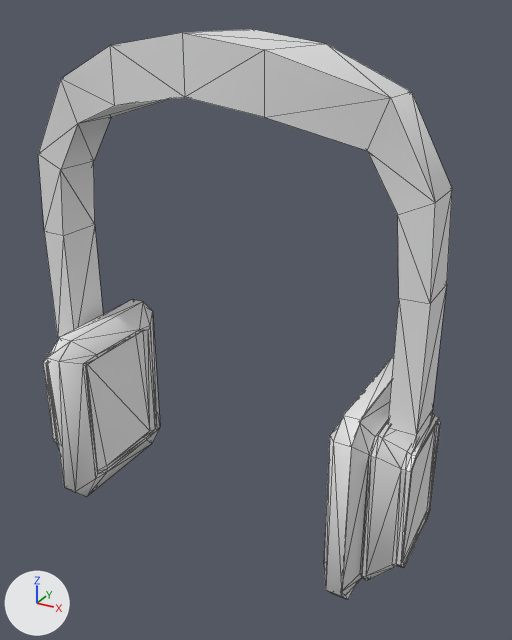
Renders of the FBX model FBX/환경오브젝트/Blue Team/Bluetooth HeadPhone (Blue Team).FBX from each side of a commit.
Camera for both pictures: a 50 mm lens placed at (0.2, -0.327, 0.045), pointed at (0.019, 0.002, -0.119). Lighting does not change. The marker at lower left points along +X, +Y and +Z. Mesh edges are drawn as thin lines. Where no turn or scale is listed for an object, it has been applied to the vertices.

The scene before the commit, as lines of its bpy script (objects in view):
```python
me_mesh = bpy.data.meshes.new('Mesh')
me_mesh.from_pydata(...)  # 284 vertices, 556 faces; spans x -0.125..0.125, y -0.048..0.048, z -0.258..0.035
ob_box001 = bpy.data.objects.new('Box001', me_mesh)
ob_box001.location = (0.0, 0.0, 0.0)
```
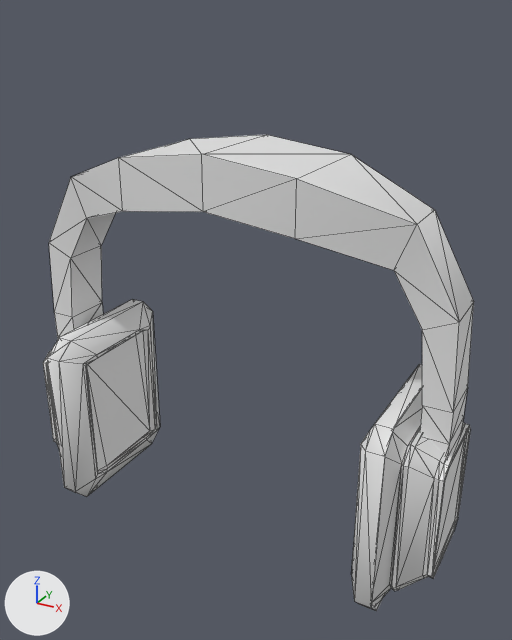
The newer file is also rescaled (x4.293), turned or shifted as a whole; pictures and numbers use the older file's frame.

What changed in the scene script:
```text
Change me_mesh:
    used by ob_box001; location = (0.0, 0.0, 0.0)
    remove me_mesh.from_pydata(...)  # 284 vertices, 556 faces; spans x -0.125..0.125, y -0.048..0.048, z -0.258..0.035
    add me_mesh.from_pydata(...)  # 284 vertices, 556 faces; spans x -0.125..0.142, y -0.048..0.048, z -0.258..-0.02
    me_mesh part 1: the loose piece of 112 vertices spanning x 0.083..0.125, y -0.048..0.048, z -0.258..-0.142 is moved by (0.017, 0.0, 0.0)
    me_mesh part 2
    16 vertices in x 0.043..0.123, y -0.033..0.033, z -0.083..0.029 move by (0.017, 0.0, -0.055)
    16 vertices in x -0.123..-0.043, y -0.033..0.033, z -0.083..0.029 move by (0.0, 0.0, -0.055)
    12 vertices in x 0.107..0.123, y -0.015..0.015, z -0.247..-0.156 move by (0.017, 0.0, 0.0)
    4 vertices move from x 0.0, y -0.033..0.033, z 0.006..0.035 to x 0.008, y -0.033..0.033, z -0.048..-0.02
```

Boxes (x1, y1, x2, y2) around the edits, measured in the pictures (512 x 640 px; the box of a moved part takes in the faces that stretch with it):
'Box001', reshaped (16% shorter)
    before: (38, 29, 452, 599)
    after: (43, 135, 474, 611)
part 1 of me_mesh, moved or reshaped
    before: (324, 358, 441, 599)
    after: (352, 364, 470, 611)
part 2 of me_mesh, moved or reshaped
    before: (38, 29, 452, 567)
    after: (49, 135, 474, 457)
